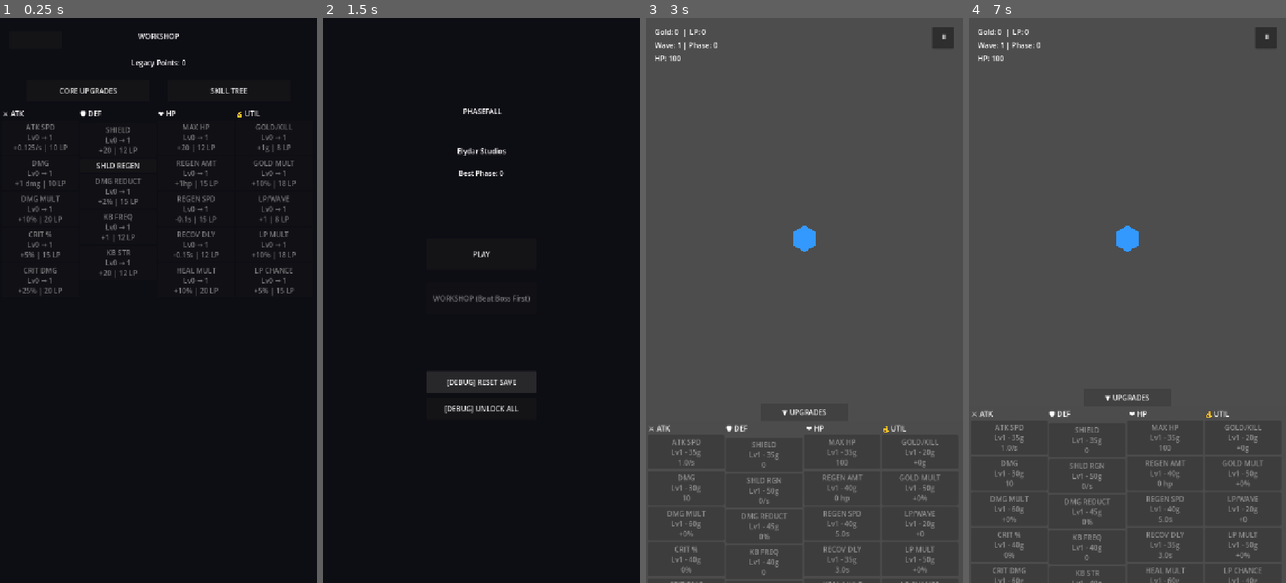
Above: before the commit, frames 1-4 (left to right).
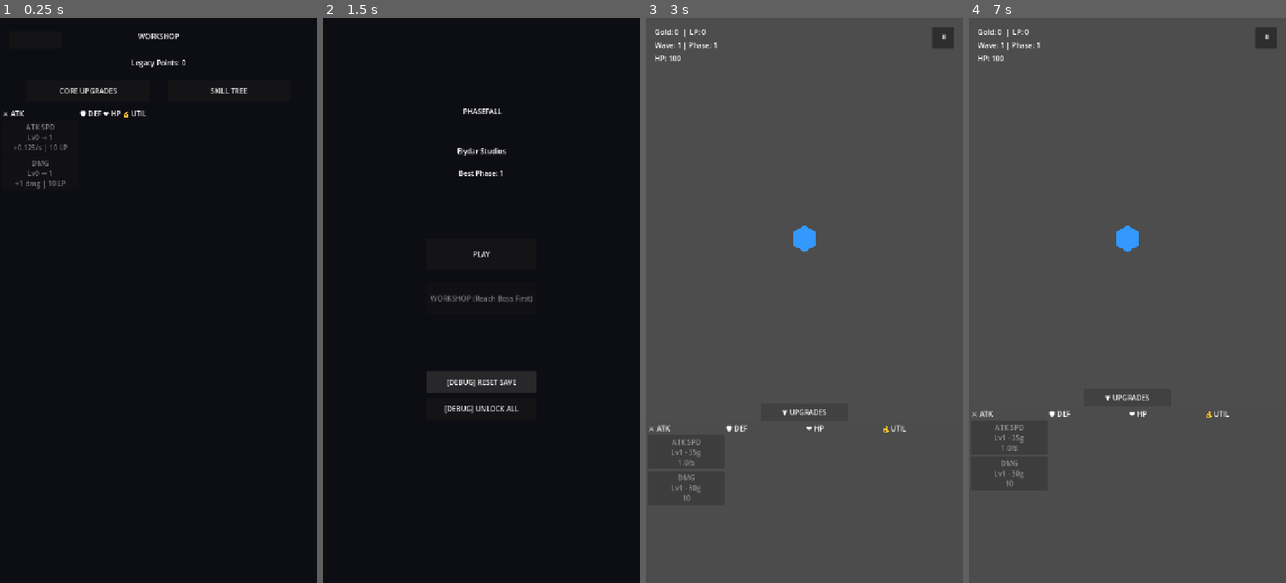
Above: after the commit, the same moments.

Repository: elydarstudio/Base_Defence
Game: Godot game, scene res://Scenes/workshop.tscn
Two runs of this game, one before a commit and one after it. Both use one fixed random seed, a clock stepped at 60 frames per second and the inputs below. This scene is started directly instead of the project's main scene.
Inputs (mouse positions are in pixels of both pictures, inside the frame that each line leads up to):
- Up to frame 1 (0.25 s): no input
- Up to frame 2 (1.5 s): click (357, 40) at 0.5 s; click "[DEBUG] RESET SAVE" at 1.25 s
- Up to frame 3 (3 s): click "PLAY" at 2 s; click "▲ UPGRADES" at 2.75 s
- Up to frame 4 (7 s): click "▼ UPGRADES" at 3.5 s; click "⏸" at 4.25 s; click "MAIN MENU" at 5 s; click "PLAY" at 5.75 s; click "▲ UPGRADES" at 6.5 s

The runs differ from the first frame. In frame 1, 2.9% of the frame differs, in the area x 5-94%, y 16-50%; in frame 2, 0.2%; in frame 3, 1.1%; in frame 4, 1.3%.

Commit message:
unlock system, onboarding flow, workshop functional, LP persistence, pause menu, start menu, SaveManager, phase scaling fix

Diff:
--- a/base-defence/Scenes/workshop.tscn
+++ b/base-defence/Scenes/workshop.tscn
@@ -114,7 +114,7 @@
 layout_mode = 2
 text = "SHIELD"
 
-[node name="WFloorShieldRege" type="Button" parent="CoreContent/ColumnsContainer/DEFColumn" unique_id=652597496]
+[node name="WFloorShieldRegen" type="Button" parent="CoreContent/ColumnsContainer/DEFColumn" unique_id=652597496]
 custom_minimum_size = Vector2(173, 0)
 layout_mode = 2
 text = "SHLD REGEN"
@@ -223,7 +223,7 @@
 [connection signal="pressed" from="CoreContent/ColumnsContainer/ATKColumn/WFloorCritChance" to="." method="_on_w_floor_crit_chance_pressed"]
 [connection signal="pressed" from="CoreContent/ColumnsContainer/ATKColumn/WFloorCritDmg" to="." method="_on_w_floor_crit_dmg_pressed"]
 [connection signal="pressed" from="CoreContent/ColumnsContainer/DEFColumn/WFloorShield" to="." method="_on_w_floor_shield_pressed"]
-[connection signal="pressed" from="CoreContent/ColumnsContainer/DEFColumn/WFloorShieldRege" to="." method="_on_w_floor_shield_rege_pressed"]
+[connection signal="pressed" from="CoreContent/ColumnsContainer/DEFColumn/WFloorShieldRegen" to="." method="_on_w_floor_shield_rege_pressed"]
 [connection signal="pressed" from="CoreContent/ColumnsContainer/DEFColumn/WFloorDmgReduct" to="." method="_on_w_floor_dmg_reduct_pressed"]
 [connection signal="pressed" from="CoreContent/ColumnsContainer/DEFColumn/WFloorKbFreq" to="." method="_on_w_floor_kb_freq_pressed"]
 [connection signal="pressed" from="CoreContent/ColumnsContainer/DEFColumn/WFloorKbStr" to="." method="_on_w_floor_kb_str_pressed"]
--- a/base-defence/Scripts/SaveManager.gd
+++ b/base-defence/Scripts/SaveManager.gd
@@ -53,4 +53,6 @@
 	for key in data:
 		data[key] = 0
 	data["max_start_phase"] = 1
+	data["start_phase"] = 1
+	data["best_phase"] = 1
 	save_game()
--- a/base-defence/Scripts/boss.gd
+++ b/base-defence/Scripts/boss.gd
@@ -64,12 +64,13 @@
 	# HP text above bar
 	draw_string(ThemeDB.fallback_font, Vector2(-25, -50), str(int(health)), HORIZONTAL_ALIGNMENT_LEFT, -1, 12, Color.WHITE)
 
-func scale_to_phase(d: int):
-	var multiplier = 1.0 + (d * 0.3)
-	health = 160.0 * multiplier
+func scale_to_phase(p: int):
+	var multiplier = 1.0 + (p * 0.3)
+	health = 200.0 * multiplier
 	max_health = health
-	attack_damage = 20.0 * multiplier
-	speed = min(50.0 + (d * 2.0), 110.0)
+	attack_damage = 22.0 * multiplier
+	attack_interval = 1.5
+	speed = min(50.0 + (p * 2.0), 110.0)
 
 func take_damage(amount: float):
 	health -= amount
--- a/base-defence/Scripts/main.gd
+++ b/base-defence/Scripts/main.gd
@@ -110,6 +110,33 @@
 var legacy_drop_level: int = 0
 var legacy_drop_cost: int = 40
 var legacy_drop_max: int = 8 # 8 * 5% = 40% max
+
+const UNLOCK_REQUIREMENTS = {
+	# unlock_level 0
+	"ATKSpdButton": 0,
+	"DmgButton": 0,
+	# unlock_level 1
+	"ShieldButton": 1,
+	"ShieldRegenButton": 1,
+	# unlock_level 2
+	"MaxHPButton": 2,
+	"RegenAmtButton": 2,
+	"GoldPerKillButton": 2,
+	"GoldMultButton": 2,
+	# unlock_level 3
+	"DmgMultButton": 3,
+	"CritChanceButton": 3,
+	"CritDmgButton": 3,
+	"DmgReductButton": 3,
+	"KnockbackFreqButton": 3,
+	"KnockbackStrButton": 3,
+	"RegenSpdButton": 3,
+	"RecovDelayButton": 3,
+	"HealMultButton": 3,
+	"LegacyPerWaveButton": 3,
+	"LegacyMultButton": 3,
+	"LegacyDropButton": 3,
+}
 
 func _ready():
 	bullet_scene = preload("res://Scenes/Projectile.tscn")
@@ -120,89 +147,72 @@
 	$Base.set_bullet_scene(bullet_scene)
 	$Base.set_main(self)
 	_apply_workshop_floors()
-	_update_ui()
+	_apply_unlock_level()
+	_update_ui()
+
+func _apply_unlock_level():
+	var unlock = SaveManager.data["unlock_level"]
+	var columns = ["ATKColumn", "DEFColumn", "HPColumn", "UTILColumn"]
+	for col in columns:
+		var col_node = $UI/UpgradePanel/ColumnsContainer.get_node(col)
+		for child in col_node.get_children():
+			if child is Button:
+				var required = UNLOCK_REQUIREMENTS.get(child.name, 3)
+				child.visible = unlock >= required
+
+func _check_unlock_progression():
+	var unlock = SaveManager.data["unlock_level"]
+	# Reached boss wave for first time
+	if unlock == 0 and wave % 10 == 0:
+		SaveManager.data["unlock_level"] = 1
+		SaveManager.save_game()
+	# Reached phase 3
+	if unlock < 3 and phase >= 3:
+		SaveManager.data["unlock_level"] = 3
+		SaveManager.save_game()
 
 func _apply_workshop_floors():
 	var d = SaveManager.data
 	# ATK
 	attack_speed_level = d["floor_attack_speed"]
-	attack_speed_cost = int(35 * pow(1.2, attack_speed_level))
 	$Base.fire_rate += attack_speed_level * 0.125
-
 	damage_level = d["floor_damage"]
-	damage_cost = int(30 * pow(1.2, damage_level))
 	$Base.bullet_damage += damage_level * 1.0
-
 	dmg_mult_level = d["floor_dmg_mult"]
-	dmg_mult_cost = int(60 * pow(1.25, dmg_mult_level))
 	$Base.damage_multiplier += dmg_mult_level * 0.1
-
 	crit_chance_level = d["floor_crit_chance"]
-	crit_chance_cost = int(40 * pow(1.3, crit_chance_level))
 	$Base.crit_chance += crit_chance_level * 0.05
-
 	crit_dmg_level = d["floor_crit_dmg"]
-	crit_dmg_cost = int(60 * pow(1.25, crit_dmg_level))
 	$Base.crit_damage += crit_dmg_level * 0.25
-
 	# DEF
 	shield_level = d["floor_shield"]
-	shield_cost = int(35 * pow(1.2, shield_level))
 	$Base.add_shield(shield_level * 20.0)
-
 	shield_regen_level = d["floor_shield_regen"]
-	shield_regen_cost = int(50 * pow(1.25, shield_regen_level))
 	$Base.shield_regen += shield_regen_level * 1.0
-
 	dmg_reduct_level = d["floor_dmg_reduct"]
-	dmg_reduct_cost = int(45 * pow(1.2, dmg_reduct_level))
 	$Base.damage_reduction += dmg_reduct_level * 0.02
-
 	kb_freq_level = d["floor_kb_freq"]
-	kb_freq_cost = int(40 * pow(1.2, kb_freq_level))
 	if kb_freq_level > 0:
 		$Base.knockback_freq = max(0.5, 5.0 - (kb_freq_level * 0.2))
-
 	kb_str_level = d["floor_kb_str"]
-	kb_str_cost = int(40 * pow(1.2, kb_str_level))
 	$Base.knockback_strength += kb_str_level * 20.0
-
 	# HP
 	max_hp_level = d["floor_max_hp"]
-	max_hp_cost = int(35 * pow(1.2, max_hp_level))
 	$Base.increase_max_health(max_hp_level * 20.0)
-
 	regen_amt_level = d["floor_regen_amt"]
-	regen_amt_cost = int(40 * pow(1.25, regen_amt_level))
 	$Base.hp_regen += regen_amt_level * 1.0
-
 	regen_spd_level = d["floor_regen_spd"]
-	regen_spd_cost = int(40 * pow(1.2, regen_spd_level))
 	$Base.regen_interval = max(1.0, 5.0 - (regen_spd_level * 0.1))
-
 	recov_delay_level = d["floor_recov_delay"]
-	recov_delay_cost = int(35 * pow(1.2, recov_delay_level))
 	$Base.recovery_delay = max(0.0, 3.0 - (recov_delay_level * 0.15))
-
 	heal_mult_level = d["floor_heal_mult"]
-	heal_mult_cost = int(60 * pow(1.25, heal_mult_level))
 	$Base.heal_multiplier += heal_mult_level * 0.1
-
 	# UTIL
 	gold_per_kill_level = d["floor_gold_per_kill"]
-	gold_per_kill_cost = int(20 * pow(1.2, gold_per_kill_level))
-
 	gold_mult_level = d["floor_gold_mult"]
-	gold_mult_cost = int(50 * pow(1.25, gold_mult_level))
-
 	legacy_per_wave_level = d["floor_legacy_per_wave"]
-	legacy_per_wave_cost = int(20 * pow(1.2, legacy_per_wave_level))
-
 	legacy_mult_level = d["floor_legacy_mult"]
-	legacy_mult_cost = int(50 * pow(1.25, legacy_mult_level))
-
 	legacy_drop_level = d["floor_legacy_drop"]
-	legacy_drop_cost = int(40 * pow(1.3, legacy_drop_level))
 
 func _process(delta):
 	if game_over:
@@ -232,18 +242,21 @@
 	var b = boss_scene.instantiate()
 	add_child(b)
 	b.setup($Base, self)
-	b.scale_to_phase(difficulty)
+	b.scale_to_phase(phase)
 	b.global_position = Vector2(360, -40)
 	$UI/WaveLabel.text = "⚠ BOSS WAVE ⚠ | Phase: " + str(phase)
 
 func _advance_wave():
 	wave += 1
 	difficulty += 1
+	_check_unlock_progression()
 	spawn_interval = max(0.4, 1.8 - (difficulty * 0.03))
 	# Legacy per wave
 	var lp_earned = 1 + legacy_per_wave_level
 	var lp_total = int(lp_earned * (1.0 + (legacy_mult_level * 0.1)))
 	legacy_points += lp_total
+	SaveManager.data["legacy_points"] = legacy_points
+	SaveManager.save_game()
 	if wave % 10 == 0:
 		_spawn_boss()
 	else:
@@ -257,6 +270,9 @@
 	difficulty += 3
 	spawn_interval = max(0.4, 1.8 - (difficulty * 0.03))
 	enemies_killed = 0
+	if SaveManager.data["unlock_level"] < 2:
+		SaveManager.data["unlock_level"] = 2
+	SaveManager.save_game()
 	_update_ui()
 
 func add_currency(amount: int):
@@ -268,6 +284,8 @@
 	var drop_chance = legacy_drop_level * 0.05
 	if randf() < drop_chance:
 		legacy_points += 1
+		SaveManager.data["legacy_points"] = legacy_points
+		SaveManager.save_game()
 	_update_ui()
 
 func spawn_damage_number(amount: float, pos: Vector2):
--- a/base-defence/Scripts/start_menu.gd
+++ b/base-defence/Scripts/start_menu.gd
@@ -10,9 +10,9 @@
 	$BestPhaseLabel.text = "Best Phase: " + str(best)
 
 	# Workshop locked until unlock_level 2
-	if unlock < 2:
+	if unlock < 1:
 		$WorkshopButton.disabled = true
-		$WorkshopButton.text = "WORKSHOP (Beat Boss First)"
+		$WorkshopButton.text = "WORKSHOP (Reach Boss First)"
 	else:
 		$WorkshopButton.disabled = false
 		$WorkshopButton.text = "WORKSHOP"
@@ -43,7 +43,7 @@
 
 
 func _on_work_shop_button_pressed() -> void:
-	pass # Replace with function body.
+	get_tree().change_scene_to_file("res://Scenes/Workshop.tscn")
 
 
 func _on_debug_reset_button_pressed():
--- a/base-defence/Scripts/workshop.gd
+++ b/base-defence/Scripts/workshop.gd
@@ -27,6 +27,28 @@
 	"floor_legacy_drop": 15,
 }
 
+const WORKSHOP_UNLOCK_REQUIREMENTS = {
+	"WFloorAtkSpd": 0,
+	"WFloorDmg": 0,
+	"WFloorShield": 1,
+	"WFloorShieldRegen": 1,
+	"WFloorMaxHP": 2,
+	"WFloorRegenAmt": 2,
+	"WFloorGoldPerKill": 2,
+	"WFloorGoldMult": 2,
+	"WFloorDmgMult": 3,
+	"WFloorCritChance": 3,
+	"WFloorCritDmg": 3,
+	"WFloorDmgReduct": 3,
+	"WFloorKbFreq": 3,
+	"WFloorKbStr": 3,
+	"WFloorRegenSpd": 3,
+	"WFloorRecovDelay": 3,
+	"WFloorHealMult": 3,
+	"WFloorLpPerWave": 3,
+	"WFloorLpMult": 3,
+	"WFloorLpDrop": 3,
+}
 # Map button node names to save keys
 const BUTTON_MAP = {
 	"WFloorAtkSpd": "floor_attack_speed",
@@ -74,7 +96,18 @@
 	"floor_legacy_drop": ["LP CHANCE", "+5%"],
 }
 
+func _apply_unlock_level():
+	var unlock = SaveManager.data["unlock_level"]
+	var columns = ["ATKColumn", "DEFColumn", "HPColumn", "UTILColumn"]
+	for col in columns:
+		var col_node = $CoreContent/ColumnsContainer.get_node(col)
+		for child in col_node.get_children():
+			if child is Button:
+				var required = WORKSHOP_UNLOCK_REQUIREMENTS.get(child.name, 3)
+				child.visible = unlock >= required
+
 func _ready():
+	_apply_unlock_level()
 	_update_ui()
 
 func _update_ui():
